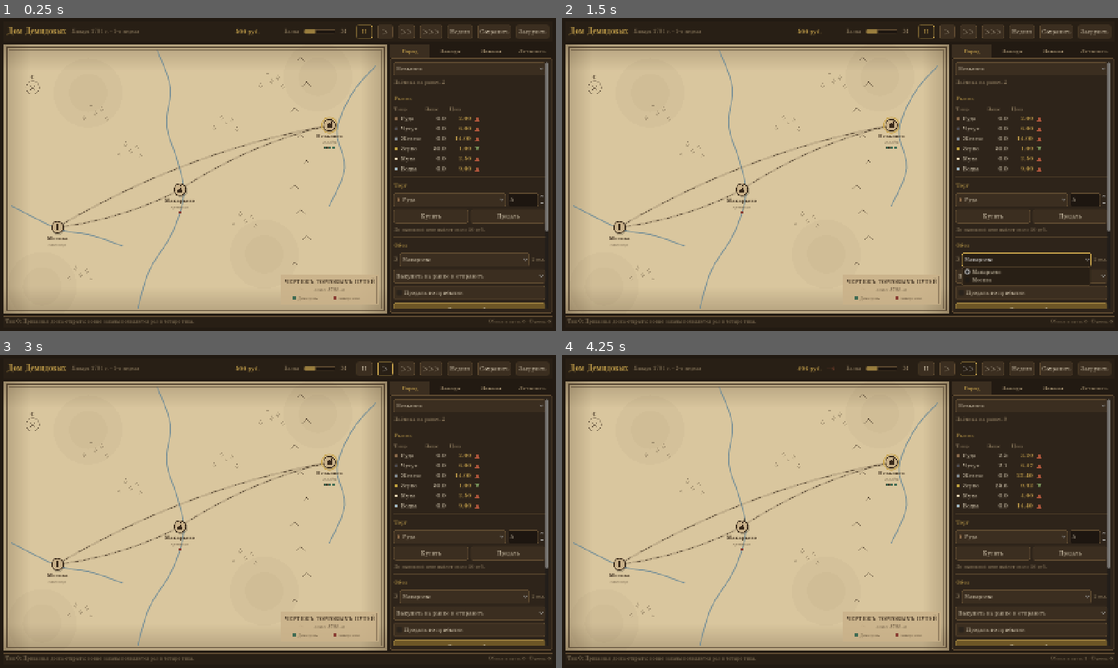
Above: before the commit, frames 1-4 (two rows, left to right).
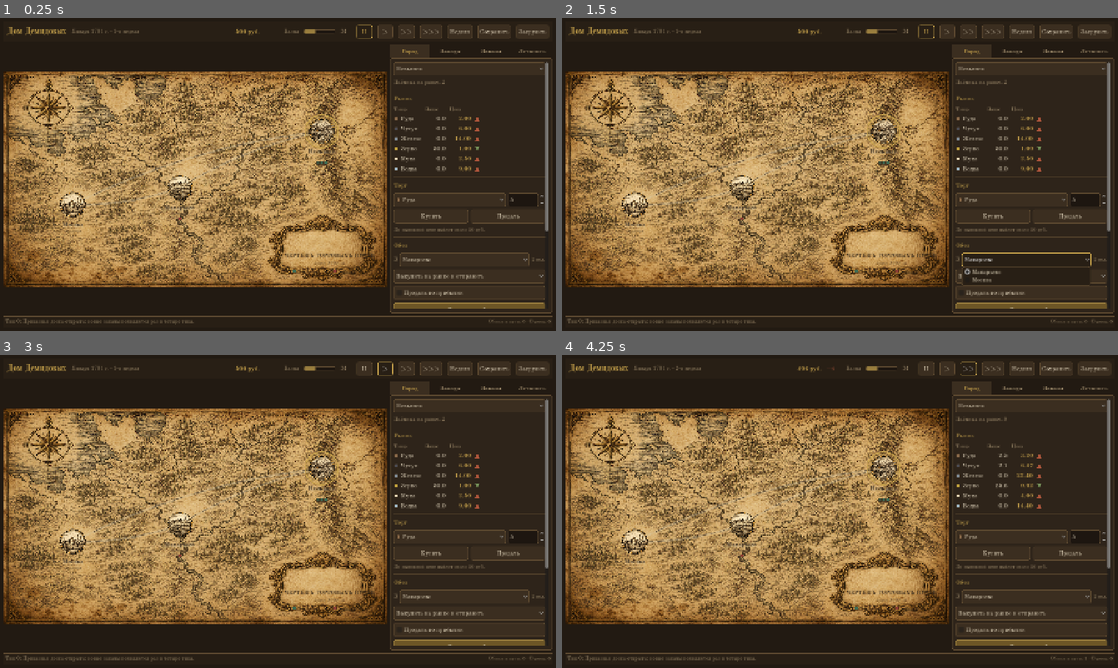
Above: after the commit, the same moments.

Repository: chas36/bearconomy
Game: Godot game, scene res://ui/main.tscn
Two runs of this game, one before a commit and one after it. Both use one fixed random seed, a clock stepped at 60 frames per second and the inputs below.
Inputs:
- Up to frame 1 (0.25 s): no input
- Up to frame 2 (1.5 s): click "Невьянск" at 0.5 s; click "Макарьево" at 1.25 s
- Up to frame 3 (3 s): click "II" at 2 s; click ">" at 2.75 s
- Up to frame 4 (4.25 s): click ">>" at 3.5 s

The runs differ from the first frame. In frame 1, 59% of the frame differs, in the area x 0-70%, y 8-95%; in frame 2, 59%; in frame 3, 59%; in frame 4, 59%.

Commit message:
ui: карта читает раскладку и ассеты с фолбэком на чертёж
Co-Authored-By: Claude Fable 5 <noreply@anthropic.com>

Diff:
--- a/ui/map_view.gd
+++ b/ui/map_view.gd
@@ -1,5 +1,6 @@
-# map_view.gd — чертёж торговых путей: пергамент, реки, узлы, обозы
+# map_view.gd — карта путей: гравюра-фон или чертёж-фолбэк, узлы, обозы
 # Только читает состояние экономики; команды идут через сигнал node_clicked.
+# Раскладка узлов — ui/map_layout.gd, ассеты — ui/assets/gen (с фолбэком).
 extends Control
 
 signal node_clicked(index: int)
@@ -8,23 +9,14 @@
 const Labor := preload("res://sim/labor.gd")
 const UiTheme := preload("res://ui/ui_theme.gd")
 const GameText := preload("res://ui/game_text.gd")
+const GenAssets := preload("res://ui/gen_assets.gd")
+const MapLayout := preload("res://ui/map_layout.gd")
 
 const NODE_RADIUS := 15.0
-const HIT_RADIUS := 28.0
-
-# Нормированные координаты известных узлов (запад -> восток)
-const NODE_POS := {
-	"Москва": Vector2(0.14, 0.68),
-	"Макарьево": Vector2(0.46, 0.54),
-	"Невьянск": Vector2(0.85, 0.30),
-}
-
-const NODE_KIND := {"Москва": "capital", "Макарьево": "fair", "Невьянск": "works"}
-const NODE_SUBTITLE := {
-	"Москва": "столица",
-	"Макарьево": "ярмарка",
-	"Невьянск": "заводы",
-}
+const HIT_RADIUS := 34.0
+const MARKER_SIZE := 76.0
+const CARAVAN_WIDTH := 48.0
+const MAP_ASPECT := 16.0 / 9.0
 
 const RIVER_VOLGA := [
 	Vector2(0.40, 0.02),
@@ -103,17 +95,37 @@
 
 
 func _draw() -> void:
-	_draw_parchment()
-	_draw_rivers()
-	_draw_ridge()
-	_draw_forests()
+	draw_rect(Rect2(Vector2.ZERO, size), UiTheme.COL_BG)
+	var background := GenAssets.texture("map/map_background.png")
+	if background != null:
+		draw_texture_rect(background, _map_rect(), false)
+	else:
+		_draw_parchment()
+		_draw_rivers()
+		_draw_ridge()
+		_draw_forests()
+		_draw_compass()
+		_draw_frame()
 	if economy != null:
 		_draw_routes()
 		_draw_caravans()
 		_draw_nodes()
-	_draw_compass()
 	_draw_cartouche()
-	_draw_frame()
+
+
+# Кадр карты: 16:9, вписан в контрол по центру (letterbox)
+func _map_rect() -> Rect2:
+	var frame := size
+	if frame.x / max(frame.y, 1.0) > MAP_ASPECT:
+		frame = Vector2(frame.y * MAP_ASPECT, frame.y)
+	else:
+		frame = Vector2(frame.x, frame.x / MAP_ASPECT)
+	return Rect2((size - frame) * 0.5, frame)
+
+
+func _norm_to_px(normalized: Vector2) -> Vector2:
+	var rect := _map_rect()
+	return rect.position + normalized * rect.size
 
 
 func _update_hover(mouse_pos: Vector2) -> void:
@@ -145,8 +157,9 @@
 
 func _node_center(index: int) -> Vector2:
 	var node = economy.nodes[index]
-	var normalized: Vector2 = NODE_POS.get(node.name, _fallback_pos(index))
-	return normalized * size
+	var info: Dictionary = MapLayout.node_info(node.name)
+	var normalized: Vector2 = info.get("pos", _fallback_pos(index))
+	return _norm_to_px(normalized)
 
 
 func _fallback_pos(index: int) -> Vector2:
@@ -155,19 +168,22 @@
 
 
 func _draw_parchment() -> void:
-	draw_rect(Rect2(Vector2.ZERO, size), UiTheme.COL_PARCHMENT)
+	var rect := _map_rect()
+	draw_rect(rect, UiTheme.COL_PARCHMENT)
 	for spot in STAIN_SPOTS:
-		draw_circle(spot * size, size.x * 0.09, Color(UiTheme.COL_INK, 0.03))
-		draw_circle(spot * size, size.x * 0.05, Color(UiTheme.COL_INK, 0.03))
+		draw_circle(_norm_to_px(spot), rect.size.x * 0.09, Color(UiTheme.COL_INK, 0.03))
+		draw_circle(_norm_to_px(spot), rect.size.x * 0.05, Color(UiTheme.COL_INK, 0.03))
 	_draw_vignette()
 
 
 func _draw_vignette() -> void:
-	var depth: float = min(size.x, size.y) * 0.10
+	var rect := _map_rect()
+	var depth: float = min(rect.size.x, rect.size.y) * 0.10
 	var shade := Color(0.20, 0.13, 0.06, 0.22)
 	var clear := Color(0.20, 0.13, 0.06, 0.0)
-	var w := size.x
-	var h := size.y
+	var top_left := rect.position
+	var w := rect.size.x
+	var h := rect.size.y
 	var strips := [
 		[Vector2(0, 0), Vector2(w, 0), Vector2(w, depth), Vector2(0, depth)],
 		[Vector2(0, h), Vector2(w, h), Vector2(w, h - depth), Vector2(0, h - depth)],
@@ -175,16 +191,22 @@
 		[Vector2(w, 0), Vector2(w, h), Vector2(w - depth, h), Vector2(w - depth, 0)],
 	]
 	for strip in strips:
-		var points := PackedVector2Array(strip)
+		var points := PackedVector2Array()
+		for corner in strip:
+			points.append(top_left + corner)
 		var colors := PackedColorArray([shade, shade, clear, clear])
 		draw_polygon(points, colors)
 
 
 func _draw_frame() -> void:
+	var rect := _map_rect()
 	var ink := Color(UiTheme.COL_INK, 0.75)
-	draw_rect(Rect2(Vector2(7, 7), size - Vector2(14, 14)), ink, false, 2.5)
+	draw_rect(Rect2(rect.position + Vector2(7, 7), rect.size - Vector2(14, 14)), ink, false, 2.5)
 	draw_rect(
-		Rect2(Vector2(13, 13), size - Vector2(26, 26)), Color(UiTheme.COL_INK, 0.4), false, 1.0
+		Rect2(rect.position + Vector2(13, 13), rect.size - Vector2(26, 26)),
+		Color(UiTheme.COL_INK, 0.4),
+		false,
+		1.0
 	)
 
 
@@ -200,7 +222,7 @@
 	var ink := Color(UiTheme.COL_INK, 0.5)
 	for k in range(10):
 		var normalized := Vector2(0.775 + 0.018 * sin(k * 2.1), 0.06 + k * 0.095)
-		var center := normalized * size
+		var center := _norm_to_px(normalized)
 		var span := 9.0 + 3.0 * sin(k * 1.3)
 		var peak := center + Vector2(0, -span * 0.9)
 		draw_line(center + Vector2(-span, 0), peak, ink, 1.6, true)
@@ -212,7 +234,7 @@
 	var ink := Color(UiTheme.COL_INK, 0.30)
 	for cluster in FOREST_CLUSTERS:
 		for offset in TREE_OFFSETS:
-			var base: Vector2 = (cluster + offset) * size
+			var base: Vector2 = _norm_to_px(cluster + offset)
 			var h := 9.0
 			draw_line(base + Vector2(-4, 0), base + Vector2(0, -h), ink, 1.2, true)
 			draw_line(base + Vector2(0, -h), base + Vector2(4, 0), ink, 1.2, true)
@@ -223,12 +245,14 @@
 	for i in range(economy.nodes.size()):
 		for j in range(i + 1, economy.nodes.size()):
 			var points := _route_points(i, j)
-			draw_polyline(points, Color(UiTheme.COL_INK, 0.14), 5.0, true)
+			# Светлый подслой держит читаемость пунктира на тёмной гравюре
+			draw_polyline(points, Color(UiTheme.COL_PARCHMENT, 0.45), 5.0, true)
 			for k in range(0, points.size() - 1, 2):
 				draw_line(points[k], points[k + 1], Color(UiTheme.COL_INK, 0.65), 1.6, true)
 
 
 func _draw_caravans() -> void:
+	var sprite := GenAssets.texture("map/caravan.png")
 	var route_load := {}
 	for caravan in economy.caravans:
 		var origin_index: int = economy.nodes.find(caravan.origin)
@@ -242,17 +266,23 @@
 		)
 		var stack: int = route_load.get(key, 0)
 		route_load[key] = stack + 1
-		pos += Vector2(0, -12.0 * stack)
+		pos += Vector2(0, -14.0 * stack)
 
 		var owner_agent = economy.agent_by_id(caravan.owner_id)
 		var is_player: bool = owner_agent != null and owner_agent.is_player
-		draw_circle(pos + Vector2(1, 2), 7.0, Color(0, 0, 0, 0.2))
-		draw_circle(pos, 6.5, UiTheme.agent_color(is_player))
-		draw_circle(pos, 3.8, UiTheme.GOOD_COLORS[caravan.good])
-		draw_arc(pos, 6.5, 0, TAU, 24, Color(UiTheme.COL_INK, 0.8), 1.2, true)
+		if sprite != null:
+			var heading_left: bool = (
+				_node_center(destination_index).x < _node_center(origin_index).x
+			)
+			_draw_caravan_sprite(sprite, pos, is_player, heading_left)
+		else:
+			draw_circle(pos + Vector2(1, 2), 7.0, Color(0, 0, 0, 0.2))
+			draw_circle(pos, 6.5, UiTheme.agent_color(is_player))
+			draw_circle(pos, 3.8, UiTheme.GOOD_COLORS[caravan.good])
+			draw_arc(pos, 6.5, 0, TAU, 24, Color(UiTheme.COL_INK, 0.8), 1.2, true)
 		draw_string(
 			UiTheme.font_bold(),
-			pos + Vector2(-40, -11),
+			pos + Vector2(-40, -20),
 			"%.0f" % caravan.qty,
 			HORIZONTAL_ALIGNMENT_CENTER,
 			80,
@@ -261,27 +291,58 @@
 		)
 
 
+func _draw_caravan_sprite(
+	sprite: Texture2D, pos: Vector2, is_player: bool, heading_left: bool
+) -> void:
+	var w := CARAVAN_WIDTH
+	var h := w * float(sprite.get_height()) / float(sprite.get_width())
+	var rect := Rect2(pos - Vector2(w * 0.5, h * 0.5), Vector2(w, h))
+	if heading_left:
+		# Отрицательная ширина зеркалит текстуру по горизонтали
+		rect = Rect2(Vector2(rect.position.x + w, rect.position.y), Vector2(-w, h))
+	draw_texture_rect(sprite, rect, false)
+	# Флажок цвета владельца над повозкой
+	var mast_base := pos + Vector2(0, -h * 0.5)
+	var mast_top := mast_base + Vector2(0, -9)
+	draw_line(mast_base, mast_top, Color(UiTheme.COL_INK, 0.85), 1.4, true)
+	var flag := PackedVector2Array([mast_top, mast_top + Vector2(8, 2.5), mast_top + Vector2(0, 5)])
+	draw_colored_polygon(flag, UiTheme.agent_color(is_player))
+
+
 func _draw_nodes() -> void:
 	for i in range(economy.nodes.size()):
 		var node = economy.nodes[i]
 		var center := _node_center(i)
-		var kind: String = NODE_KIND.get(node.name, "town")
-
-		draw_circle(center + Vector2(2, 3), NODE_RADIUS + 2, Color(0, 0, 0, 0.18))
+		var info: Dictionary = MapLayout.node_info(node.name)
+		var marker: Texture2D = null
+		var asset_key: String = info.get("key", "")
+		if asset_key != "":
+			marker = GenAssets.texture("map/marker_%s.png" % asset_key)
+		var radius := MARKER_SIZE * 0.5 if marker != null else NODE_RADIUS
+
+		if marker == null:
+			draw_circle(center + Vector2(2, 3), radius + 2, Color(0, 0, 0, 0.18))
 		if i == selected_index:
-			draw_circle(center, NODE_RADIUS + 7, Color(UiTheme.COL_GOLD, 0.20))
-			draw_arc(center, NODE_RADIUS + 5, 0, TAU, 40, UiTheme.COL_GOLD, 2.0, true)
+			draw_circle(center, radius + 7, Color(UiTheme.COL_GOLD, 0.20))
+			draw_arc(center, radius + 5, 0, TAU, 48, UiTheme.COL_GOLD, 2.0, true)
 		elif i == _hovered_index:
-			draw_arc(center, NODE_RADIUS + 5, 0, TAU, 40, Color(UiTheme.COL_GOLD, 0.6), 1.5, true)
-
-		draw_circle(center, NODE_RADIUS, UiTheme.COL_PARCHMENT_DARK)
-		draw_arc(center, NODE_RADIUS, 0, TAU, 40, UiTheme.COL_INK, 2.0, true)
-		_draw_node_glyph(kind, center)
-		_draw_node_caption(i, node, center)
-
-
-func _draw_node_caption(index: int, node, center: Vector2) -> void:
-	var name_pos := center + Vector2(-90, NODE_RADIUS + 18)
+			draw_arc(center, radius + 5, 0, TAU, 48, Color(UiTheme.COL_GOLD, 0.6), 1.5, true)
+
+		if marker != null:
+			var half := Vector2(MARKER_SIZE, MARKER_SIZE) * 0.5
+			draw_texture_rect(
+				marker, Rect2(center - half, Vector2(MARKER_SIZE, MARKER_SIZE)), false
+			)
+		else:
+			draw_circle(center, radius, UiTheme.COL_PARCHMENT_DARK)
+			draw_arc(center, radius, 0, TAU, 40, UiTheme.COL_INK, 2.0, true)
+			_draw_node_glyph(info.get("kind", "town"), center)
+		_draw_node_caption(i, node, center, radius)
+
+
+func _draw_node_caption(index: int, node, center: Vector2, radius: float) -> void:
+	var info: Dictionary = MapLayout.node_info(node.name)
+	var name_pos := center + Vector2(-90, radius + 18)
 	draw_string(
 		UiTheme.font_bold(),
 		name_pos + Vector2(1, 1),
@@ -300,21 +361,21 @@
 		16,
 		UiTheme.COL_INK
 	)
-	var subtitle: String = NODE_SUBTITLE.get(node.name, "")
+	var subtitle: String = info.get("subtitle", "")
 	if subtitle != "":
 		draw_string(
 			UiTheme.font_italic(),
-			center + Vector2(-90, NODE_RADIUS + 33),
+			center + Vector2(-90, radius + 33),
 			subtitle,
 			HORIZONTAL_ALIGNMENT_CENTER,
 			180,
 			12,
 			Color(UiTheme.COL_INK, 0.7)
 		)
-	_draw_enterprise_badges(index, center)
-
-
-func _draw_enterprise_badges(index: int, center: Vector2) -> void:
+	_draw_enterprise_badges(index, center, radius)
+
+
+func _draw_enterprise_badges(index: int, center: Vector2, radius: float) -> void:
 	var node = economy.nodes[index]
 	var badges: Array[Color] = []
 	for agent in economy.agents:
@@ -331,7 +392,7 @@
 	var total := badges.size() * (badge_size + gap) - gap
 	if construction_count > 0:
 		total += badge_size + gap
-	var start := center + Vector2(-total * 0.5, NODE_RADIUS + 40)
+	var start := center + Vector2(-total * 0.5, radius + 40)
 	for k in range(badges.size()):
 		var rect := Rect2(
 			start + Vector2(k * (badge_size + gap), 0), Vector2(badge_size, badge_size)
@@ -384,7 +445,7 @@
 
 
 func _draw_compass() -> void:
-	var center := Vector2(size.x * 0.075, size.y * 0.16)
+	var center := _norm_to_px(Vector2(0.075, 0.16))
 	var ink := Color(UiTheme.COL_INK, 0.65)
 	draw_arc(center, 17, 0, TAU, 40, ink, 1.4, true)
 	draw_arc(center, 3, 0, TAU, 20, ink, 1.2, true)
@@ -410,16 +471,19 @@
 
 
 func _draw_cartouche() -> void:
+	var rect := _map_rect()
 	var box_size := Vector2(252, 78)
-	var origin := Vector2(size.x - box_size.x - 22, size.y - box_size.y - 22)
-	draw_rect(Rect2(origin, box_size), Color(UiTheme.COL_PARCHMENT_DARK, 0.85))
-	draw_rect(Rect2(origin, box_size), Color(UiTheme.COL_INK, 0.8), false, 1.6)
-	draw_rect(
-		Rect2(origin + Vector2(4, 4), box_size - Vector2(8, 8)),
-		Color(UiTheme.COL_INK, 0.35),
-		false,
-		1.0
-	)
+	var origin := rect.position + rect.size - box_size - Vector2(22, 22)
+	# На гравюре-фоне картуш уже нарисован — кладём в него только текст
+	if GenAssets.texture("map/map_background.png") == null:
+		draw_rect(Rect2(origin, box_size), Color(UiTheme.COL_PARCHMENT_DARK, 0.85))
+		draw_rect(Rect2(origin, box_size), Color(UiTheme.COL_INK, 0.8), false, 1.6)
+		draw_rect(
+			Rect2(origin + Vector2(4, 4), box_size - Vector2(8, 8)),
+			Color(UiTheme.COL_INK, 0.35),
+			false,
+			1.0
+		)
 	draw_string(
 		UiTheme.font_bold(),
 		origin + Vector2(0, 24),
@@ -506,7 +570,7 @@
 func _smooth_polyline(normalized_points: Array) -> PackedVector2Array:
 	var source: Array[Vector2] = []
 	for p in normalized_points:
-		source.append(p * size)
+		source.append(_norm_to_px(p))
 	var result := PackedVector2Array()
 	for i in range(source.size() - 1):
 		var p0 := source[max(i - 1, 0)]
Not shown, added: tests/screenshot.gd.uid
Not shown, added: ui/assets/fonts/OldStandard-Bold.ttf.import
Not shown, added: ui/assets/fonts/OldStandard-Italic.ttf.import
Not shown, added: ui/assets/fonts/OldStandard-Regular.ttf.import
Not shown, added: ui/assets/gen/buildings/makarievo_kontora.png.import
Not shown, added: ui/assets/gen/buildings/makarievo_ryady.png.import
Not shown, added: ui/assets/gen/buildings/makarievo_yam.png.import
Not shown, added: ui/assets/gen/buildings/moskva_kontora.png.import
Not shown, added: ui/assets/gen/buildings/moskva_prikaz.png.import
Not shown, added: ui/assets/gen/buildings/moskva_ryady.png.import
Not shown, added: ui/assets/gen/buildings/moskva_yam.png.import
Not shown, added: ui/assets/gen/buildings/nevyansk_domna.png.import
(and 21 more such lines)
